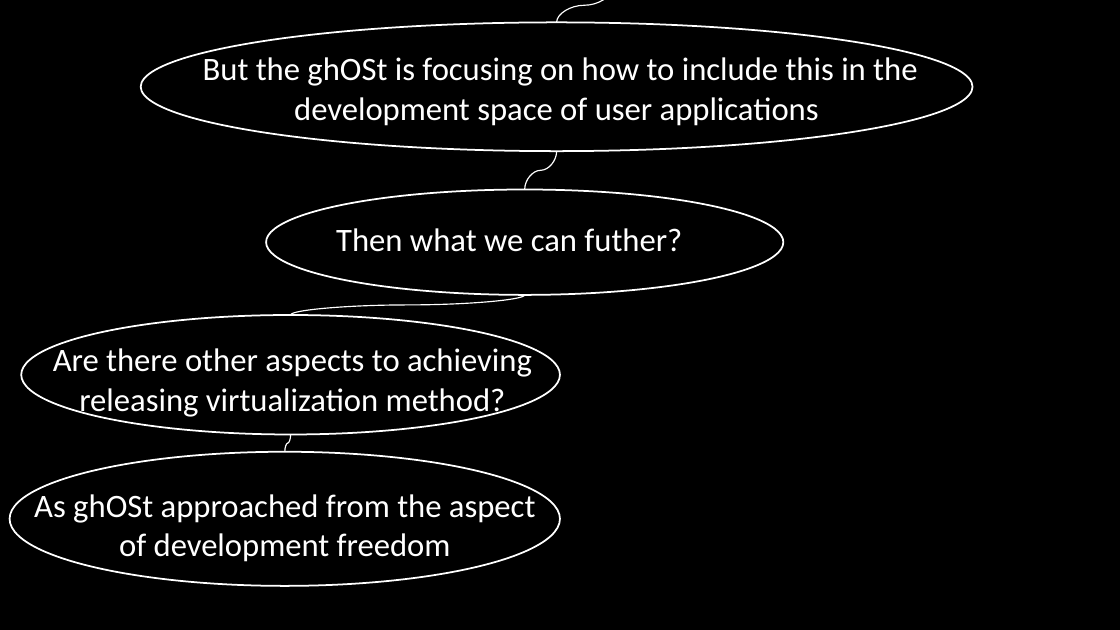
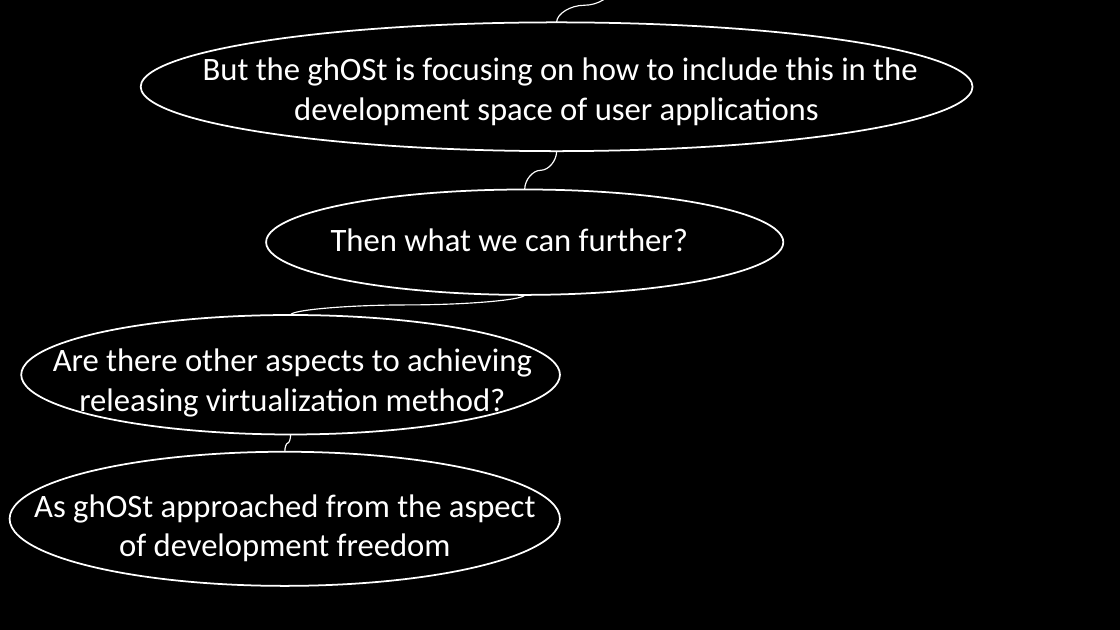
Before and after one commit to minseok127/paper_reviews, a slide deck: slide 25 of operating_system/ghOSt/ghOSt.pptx. Drawn at 1120x630 pixels with LibreOffice and Linux fonts; fonts in the diff are those of the drawing. Boxes give left, top, right and bottom in pixels: in the first picture for what was removed or moved away, otherwise in the second. Text is boxed around its words. In the diff, an @@ line names an element or a change of style, - is before the commit and + after.

```diff
--- a/operating_system/ghOSt/ghOSt.pptx
+++ b/operating_system/ghOSt/ghOSt.pptx
@@ text at (331, 228, 688, 252): text changed @@
-Then what we can futher?
+Then what we can further?
```
Also in this commit, not shown: 3 other files.
